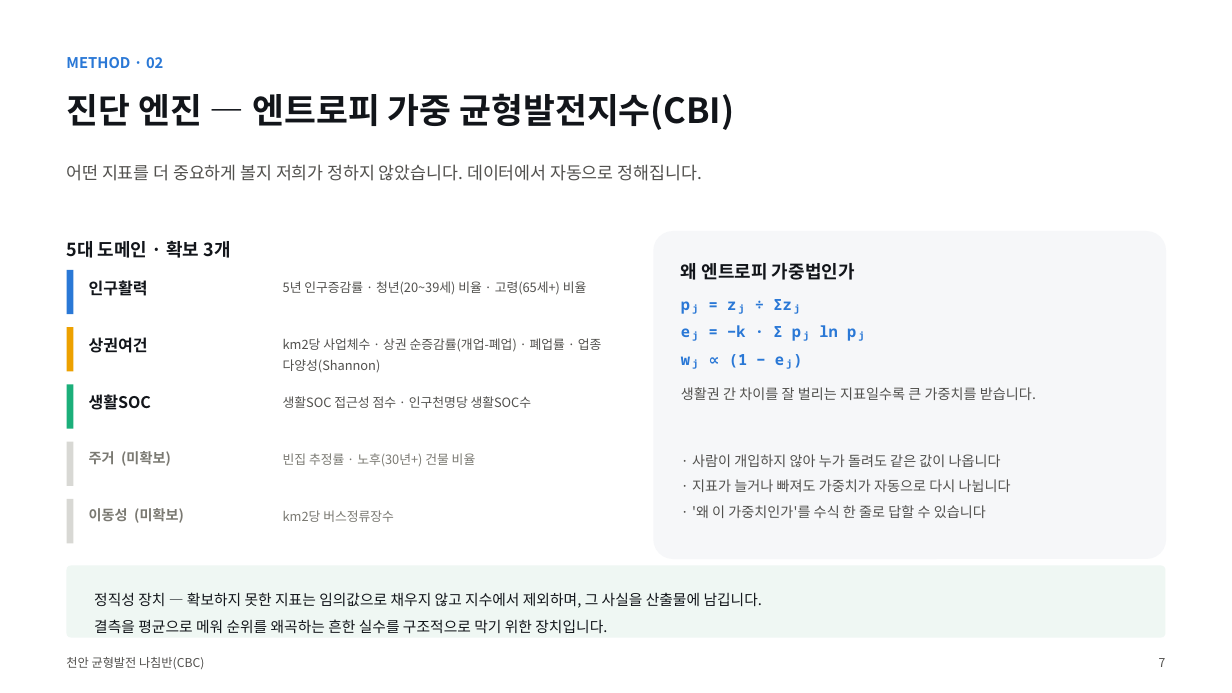
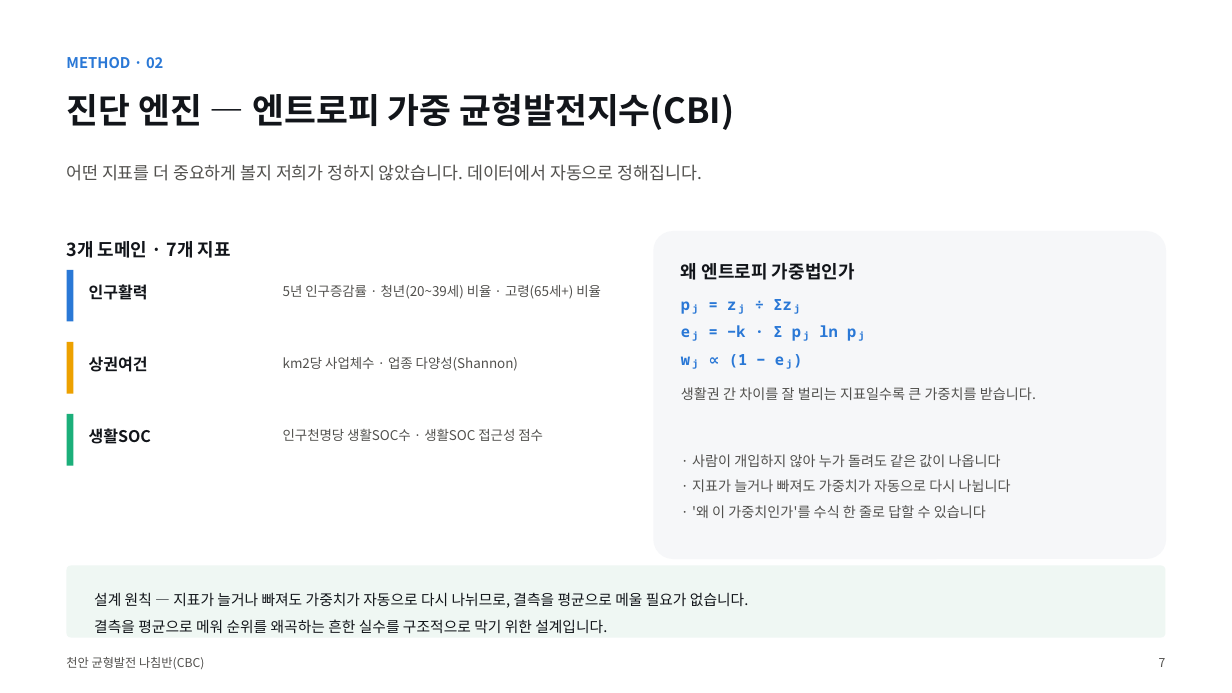
Before and after one commit to BioCode67/2026-AI-, a slide deck: slide 8 of deliverables/기획서_천안균형발전나침반_CBC.pptx. Drawn at 1232x693 pixels with LibreOffice and Linux fonts; fonts in the diff are those of the drawing. Boxes give left, top, right and bottom in pixels: in the first picture for what was removed or moved away, otherwise in the second. Text is boxed around its words. In the diff, an @@ line names an element or a change of style, - is before the commit and + after.

```diff
--- a/deliverables/기획서_천안균형발전나침반_CBC.pptx
+++ b/deliverables/기획서_천안균형발전나침반_CBC.pptx
@@ text at <box>66,241,231,258</box>: text changed @@
-5대 도메인 · 확보 3개
+3개 도메인 · 7개 지표
@@ rectangle: place and size @@
-rectangle at <box>67,270,73,314</box>
+rectangle at <box>67,270,73,322</box>
@@ text "인구활력": place and size @@
-text "인구활력" at <box>89,280,148,296</box>
+text "인구활력" at <box>89,284,148,300</box>
@@ text "5년 인구증감률 · 청년(20~39세) 비율 ..." at <box>283,285,601,299</box>: size 10 to 10.5 pt @@
@@ rectangle: place and size @@
-rectangle at <box>67,327,73,372</box>
+rectangle at <box>67,342,73,394</box>
@@ text "상권여건": place and size @@
-text "상권여건" at <box>89,337,148,353</box>
+text "상권여건" at <box>89,356,148,372</box>
@@ text at <box>283,357,518,371</box>: text changed; size 10 to 10.5 pt @@
-km2당 사업체수 · 상권 순증감률(개업-폐업) · 폐업률 · 업종 다양성(Shannon)
+km2당 사업체수 · 업종 다양성(Shannon)
@@ rectangle: place and size @@
-rectangle at <box>67,384,73,429</box>
+rectangle at <box>67,414,73,466</box>
@@ rectangle removed at <box>67,442,73,486</box> @@
@@ text "생활SOC": place and size @@
-text "생활SOC" at <box>89,394,151,410</box>
+text "생활SOC" at <box>89,428,151,444</box>
@@ text at <box>283,429,543,441</box>: text changed; size 10 to 10.5 pt @@
-생활SOC 접근성 점수 · 인구천명당 생활SOC수
+인구천명당 생활SOC수 · 생활SOC 접근성 점수
@@ text removed at <box>89,451,171,466</box> @@
-주거 (미확보)
@@ text removed at <box>283,453,476,466</box> @@
-빈집 추정률 · 노후(30년+) 건물 비율
@@ rectangle removed at <box>67,499,73,543</box> @@
@@ text removed at <box>89,508,184,523</box> @@
-이동성 (미확보)
@@ text removed at <box>283,510,394,522</box> @@
-km2당 버스정류장수
@@ text at <box>94,592,749,633</box>: text changed @@
-정직성 장치 — 확보하지 못한 지표는 임의값으로 채우지 않고 지수에서 제외하며, 그 사실을 산출물에 남깁니다.
-결측을 평균으로 메워 순위를 왜곡하는 흔한 실수를 구조적으로 막기 위한 장치입니다.
+설계 원칙 — 지표가 늘거나 빠져도 가중치가 자동으로 다시 나뉘므로, 결측을 평균으로 메울 필요가 없습니다.
+결측을 평균으로 메워 순위를 왜곡하는 흔한 실수를 구조적으로 막기 위한 설계입니다.
```
Also in this commit, not shown: 3 other slides changed, 6 other files.
